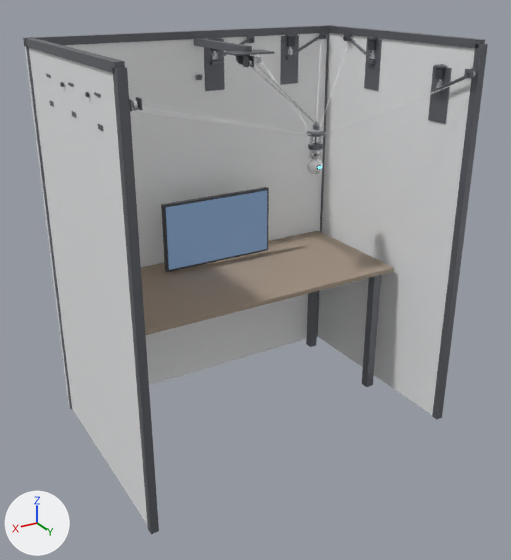
A saved change to the glTF model web/models/rig.glb.
The view is the same before and after, from a camera (50 mm lens) standing at (1.66, 3.35, 2.17) and looking at (0.03, 0.63, 0.81). The axes (+X, +Y, +Z) are drawn at lower left. The lights are the same throughout. The first picture is the older version. Where no turn or scale is listed for an object, it has been applied to the vertices.

The first picture shows 'desk', 'edge_-1_1100', 'edge_1_1100', 'edge_top_-1', 'edge_top_1', 'edge_top_back', 'leg_-1_1', 'monitor', 'monitor_scr', 'wall_back', 'wall_side_-1', 'wall_side_1' and 42 more.
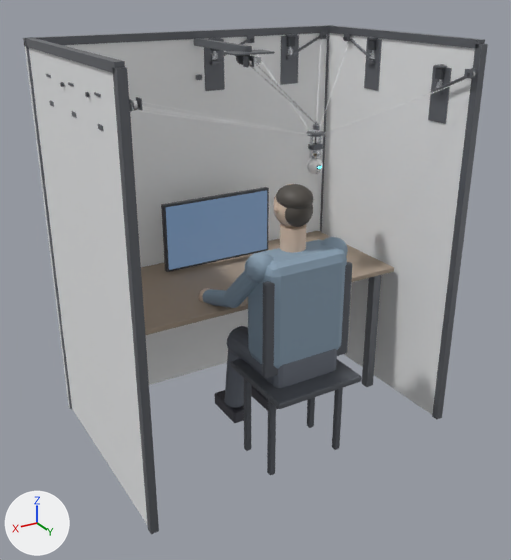
Pixel boxes (x1, y1, x2, y2) of what changed, in the pictures (511 x 560 px):
'person_torso', added: after (248, 240, 347, 369)
'chair_seat', added: after (230, 359, 362, 409)
'chair_back', added: after (262, 262, 352, 378)
'person_pelvis', added: after (254, 349, 337, 388)
'person_hair', added: after (276, 184, 313, 209)
'person_shin_1', added: after (224, 349, 244, 407)
'person_thigh_1', added: after (227, 326, 262, 374)
'person_upper_arm_1', added: after (223, 270, 258, 308)
'person_neck', added (beige): after (280, 224, 307, 253)
'person_shoulder_190', added: after (245, 252, 274, 283)
'chair_leg_190_1040', added: after (267, 400, 276, 475)
'chair_leg_190_820', added: after (243, 378, 251, 451)
'chair_leg_-190_1040', added: after (332, 388, 343, 450)
'person_foot_1', added: after (214, 390, 244, 423)
'person_hair_back', added: after (285, 205, 313, 227)
'person_forearm_1', added: after (203, 289, 229, 307)
'person_shoulder_-190', added: after (321, 237, 348, 256)
'person_head', added: after (273, 184, 297, 228)
'chair_leg_-190_820', added: after (307, 397, 315, 428)
'person_foot_-1', added (mostly hidden): after (251, 385, 278, 411)

The change, as a list of edits to the scene's bpy script:
```text
Add ob_person_hair_back:
    ob_person_hair_back = bpy.data.objects.new('person_hair_back', me_sphere_006)  # a UV sphere (32 segments, 16 rings, poles along z) spanning x -0.0688..0.0688, y -0.043..0.043, z -0.0688..0.0688; in mat_hair (dark grey #504b45)
    ob_person_hair_back.location = (0.0, 0.94, 1.24)
Add ob_person_hair:
    ob_person_hair = bpy.data.objects.new('person_hair', me_sphere_005)  # a UV sphere (40 segments, 20 rings, poles along z) spanning x -0.079..0.079, y -0.086..0.086, z -0.058..0.058; in mat_hair (dark grey #504b45)
    ob_person_hair.location = (0.0, 0.905, 1.29)
Add ob_person_head:
    ob_person_head = bpy.data.objects.new('person_head', me_sphere_004)  # a UV sphere (40 segments, 24 rings, poles along z) spanning x -0.081..0.081, y -0.087..0.087, z -0.097..0.097; in mat_skin (beige #ddc4af)
    ob_person_head.location = (0.0, 0.89, 1.25)
Add ob_person_neck:
    ob_person_neck = bpy.data.objects.new('person_neck', me_cylinder_088_1)  # a 32-sided cylinder along z spanning x -0.058..0.058, y -0.058..0.058, z -0.065..0.065; in mat_skin (beige #ddc4af)
    ob_person_neck.location = (0.0, 0.9, 1.1)
Add ob_person_foot_1:
    ob_person_foot_1 = bpy.data.objects.new('person_foot_1', me_cube_077_1)  # 56 vertices, 108 faces; spans x -0.045..0.045, y -0.115..0.115, z -0.035..0.035; in mat_shoe (dark grey #505059)
    ob_person_foot_1.location = (0.105, 0.5, 0.045)
Add ob_person_shin_1:
    ob_person_shin_1 = bpy.data.objects.new('person_shin_1', me_cylinder_087_1)  # 40 vertices, 76 faces; spans x -0.055..0.055, y -0.084..0.084, z -0.203..0.203; in mat_pants (grey #6f7681)
    ob_person_shin_1.location = (0.105, 0.57, 0.295)
Add ob_person_thigh_1:
    ob_person_thigh_1 = bpy.data.objects.new('person_thigh_1', me_cylinder_086_1)  # 40 vertices, 76 faces; spans x -0.075..0.075, y -0.174..0.174, z -0.085..0.085; in mat_pants (grey #6f7681)
    ob_person_thigh_1.location = (0.105, 0.77, 0.5)
Add ob_person_foot__1:
    ob_person_foot__1 = bpy.data.objects.new('person_foot_-1', me_cube_076_1)  # 56 vertices, 108 faces; spans x -0.045..0.045, y -0.115..0.115, z -0.035..0.035; in mat_shoe (dark grey #505059)
    ob_person_foot__1.location = (-0.105, 0.5, 0.045)
Add ob_person_forearm_1:
    ob_person_forearm_1 = bpy.data.objects.new('person_forearm_1', me_cylinder_083_1)  # 40 vertices, 76 faces; spans x -0.05..0.05, y -0.112..0.112, z -0.067..0.067; in mat_shirt (greyish blue #8ba2b5)
    ob_person_forearm_1.location = (0.248, 0.66, 0.779)
Add ob_person_upper_arm_1:
    ob_person_upper_arm_1 = bpy.data.objects.new('person_upper_arm_1', me_cylinder_082_1)  # 40 vertices, 76 faces; spans x -0.062..0.062, y -0.124..0.124, z -0.13..0.13; in mat_shirt (greyish blue #8ba2b5)
    ob_person_upper_arm_1.location = (0.218, 0.85, 0.91)
Add ob_person_shoulder_190:
    ob_person_shoulder_190 = bpy.data.objects.new('person_shoulder_190', me_sphere_001)  # a UV sphere (32 segments, 16 rings, poles along z) spanning x -0.072..0.072, y -0.0648..0.0648, z -0.0648..0.0648; in mat_shirt (greyish blue #8ba2b5)
    ob_person_shoulder_190.location = (0.19, 0.94, 1.02)
Add ob_person_shoulder__190:
    ob_person_shoulder__190 = bpy.data.objects.new('person_shoulder_-190', me_sphere)  # a UV sphere (32 segments, 16 rings, poles along z) spanning x -0.072..0.072, y -0.0648..0.0648, z -0.0648..0.0648; in mat_shirt (greyish blue #8ba2b5)
    ob_person_shoulder__190.location = (-0.19, 0.94, 1.02)
Add ob_person_torso:
    ob_person_torso = bpy.data.objects.new('person_torso', me_cube_075_1)  # 56 vertices, 108 faces; spans x -0.21..0.21, y -0.115..0.115, z -0.26..0.26; in mat_shirt (greyish blue #8ba2b5)
    ob_person_torso.location = (0.0, 0.94, 0.8)
Add ob_person_pelvis:
    ob_person_pelvis = bpy.data.objects.new('person_pelvis', me_cube_074_1)  # 56 vertices, 108 faces; spans x -0.17..0.17, y -0.115..0.115, z -0.085..0.085; in mat_pants (grey #6f7681)
    ob_person_pelvis.location = (0.0, 0.94, 0.52)
Add ob_chair_leg_190_1040:
    ob_chair_leg_190_1040 = bpy.data.objects.new('chair_leg_190_1040', me_cube_073_1)  # 56 vertices, 108 faces; spans x -0.015..0.015, y -0.015..0.015, z -0.225..0.225; in mat_chair (dark grey #5d6169)
    ob_chair_leg_190_1040.location = (0.19, 1.04, 0.225)
Add ob_chair_leg_190_820:
    ob_chair_leg_190_820 = bpy.data.objects.new('chair_leg_190_820', me_cube_072_1)  # 56 vertices, 108 faces; spans x -0.015..0.015, y -0.015..0.015, z -0.225..0.225; in mat_chair (dark grey #5d6169)
    ob_chair_leg_190_820.location = (0.19, 0.82, 0.225)
Add ob_chair_leg__190_1040:
    ob_chair_leg__190_1040 = bpy.data.objects.new('chair_leg_-190_1040', me_cube_071_1)  # 56 vertices, 108 faces; spans x -0.015..0.015, y -0.015..0.015, z -0.225..0.225; in mat_chair (dark grey #5d6169)
    ob_chair_leg__190_1040.location = (-0.19, 1.04, 0.225)
Add ob_chair_leg__190_820:
    ob_chair_leg__190_820 = bpy.data.objects.new('chair_leg_-190_820', me_cube_070_1)  # 56 vertices, 108 faces; spans x -0.015..0.015, y -0.015..0.015, z -0.225..0.225; in mat_chair (dark grey #5d6169)
    ob_chair_leg__190_820.location = (-0.19, 0.82, 0.225)
Add ob_chair_back:
    ob_chair_back = bpy.data.objects.new('chair_back', me_cube_069_1)  # 56 vertices, 108 faces; spans x -0.23..0.23, y -0.015..0.015, z -0.23..0.23; in mat_chair (dark grey #5d6169)
    ob_chair_back.location = (0.0, 1.03, 0.76)
Add ob_chair_seat:
    ob_chair_seat = bpy.data.objects.new('chair_seat', me_cube_068_1)  # 56 vertices, 108 faces; spans x -0.23..0.23, y -0.22..0.22, z -0.015..0.015; in mat_chair (dark grey #5d6169)
    ob_chair_seat.location = (0.0, 0.94, 0.45)
```
